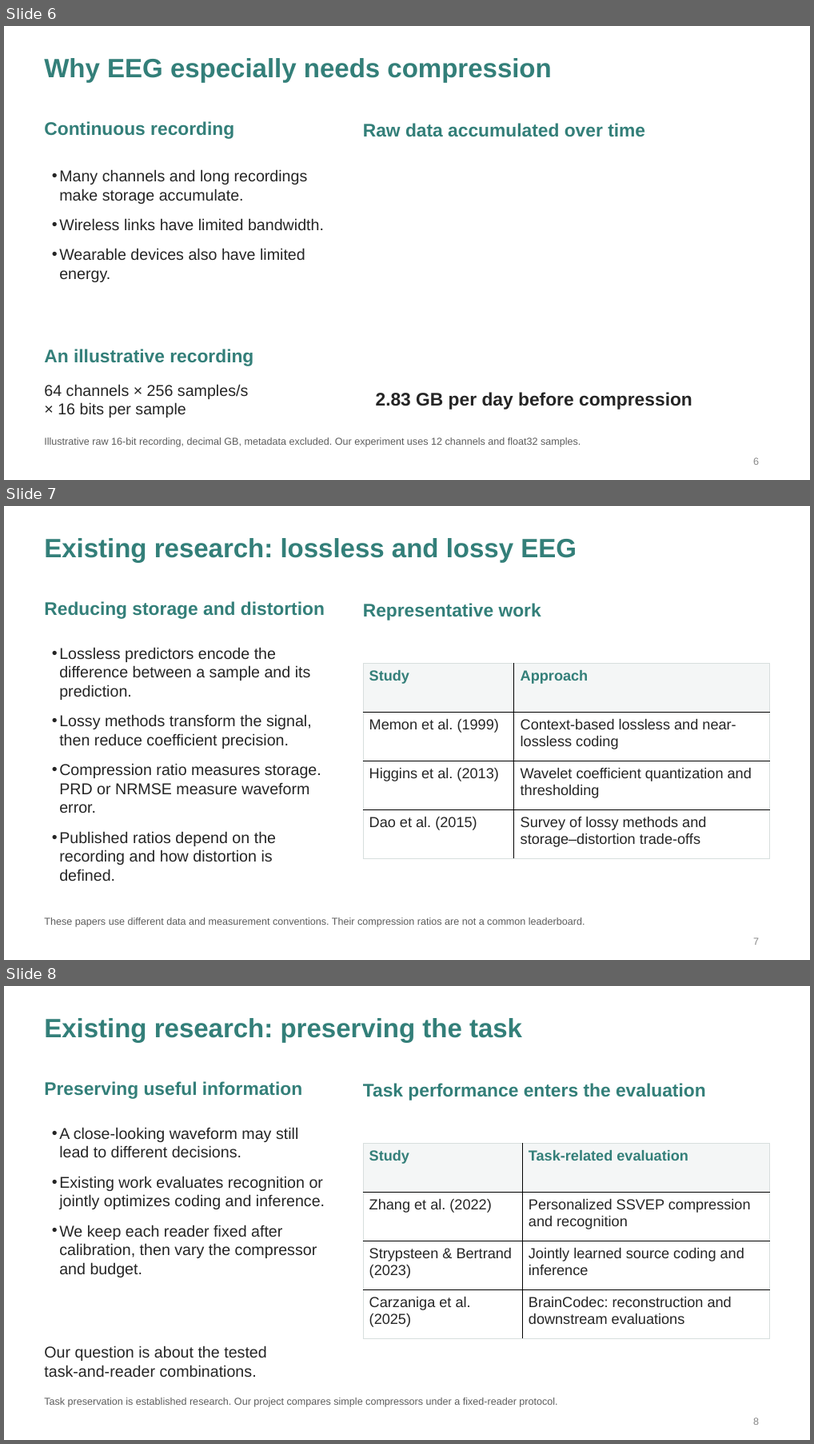
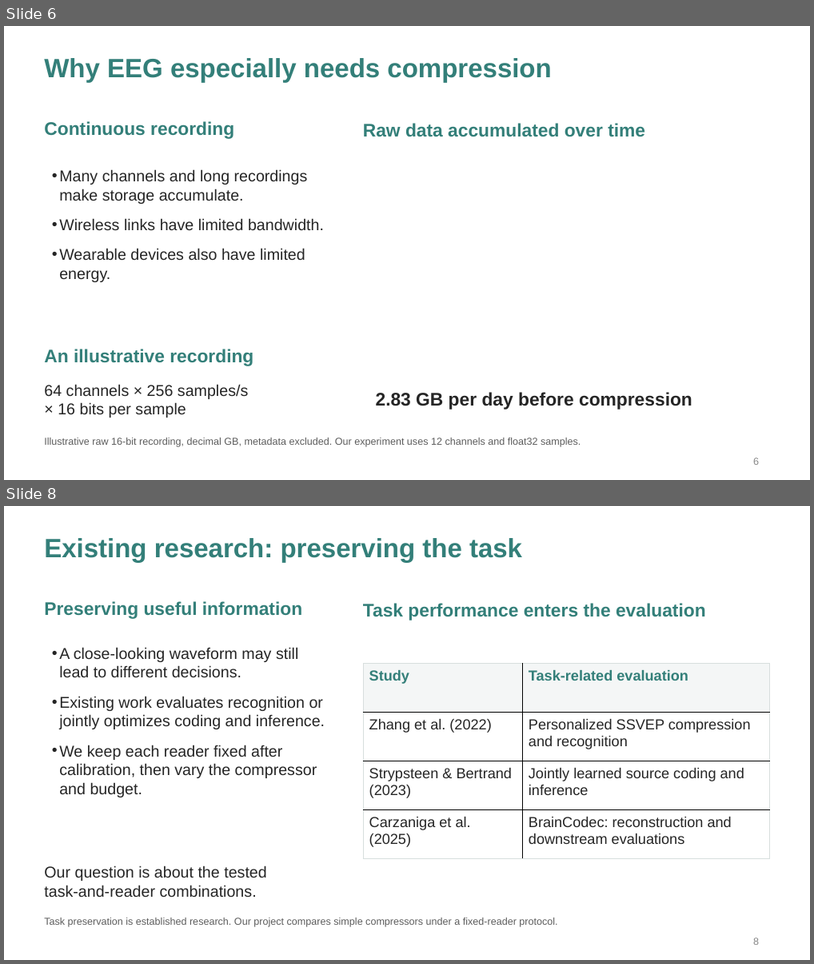
Before and after one commit to Deb044/DataCompression, a slide deck: output/presentation/every-bit-of-the-brain.pptx. Shown one above the other, each under a label of ours: slides 6, 7 and 8 before the commit, slides 6 and 8 after it; the slides between them are not shown. The pictures are 814x1444 and 814x964 pixels, drawn with LibreOffice and Linux fonts; fonts in the diff are those of the drawing. Boxes give left, top, right and bottom in pixels: in the first picture for what was removed or moved away, otherwise in the second. Text is boxed around its words. In the diff, an @@ line names an element or a change of style, - is before the commit and + after.

Commit message:
slides: explain predictive coding and simplify presentation text

```diff
--- a/output/presentation/every-bit-of-the-brain.pptx
+++ b/output/presentation/every-bit-of-the-brain.pptx
@@ slide 7 removed at bbox=[4, 506, 810, 960], background #FFFFFF @@
@@ text removed at bbox=[44, 538, 577, 563] @@
-Existing research: lossless and lossy EEG
@@ text removed at bbox=[44, 601, 325, 619] @@
-Reducing storage and distortion
@@ text removed at bbox=[363, 603, 542, 620] @@
-Representative work
@@ text removed at bbox=[59, 647, 322, 880] @@
-• Lossless predictors encode the difference between a sample and its prediction.
-• Lossy methods transform the signal, then reduce coefficient precision.
-• Compression ratio measures storage. PRD or NRMSE measure waveform error.
-• Published ratios depend on the recording and how distortion is defined.
@@ table removed at bbox=[363, 663, 770, 858], 4 rows, 2 columns @@
-Study | Approach
-Memon et al. (1999) | Context-based lossless and near-lossless coding
-Higgins et al. (2013) | Wavelet coefficient quantization and thresholding
-Dao et al. (2015) | Survey of lossy methods and storage–distortion trade-offs
@@ text removed at bbox=[44, 917, 586, 927] @@
-These papers use different data and measurement conventions. Their compression ratios are not a common leaderboard.
@@ text removed at bbox=[754, 937, 759, 944] @@
-7
```
Also in this commit, not shown: 7 slides changed, 1 slide added, 4 other files.
